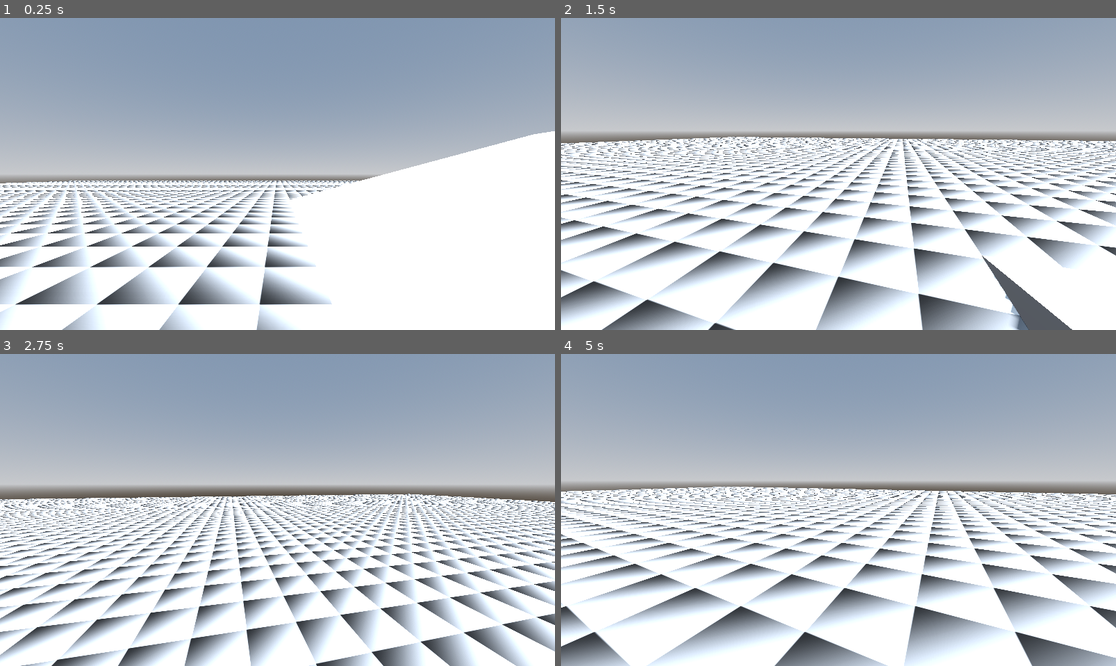
Above: before the commit, frames 1-4 (two rows, left to right).
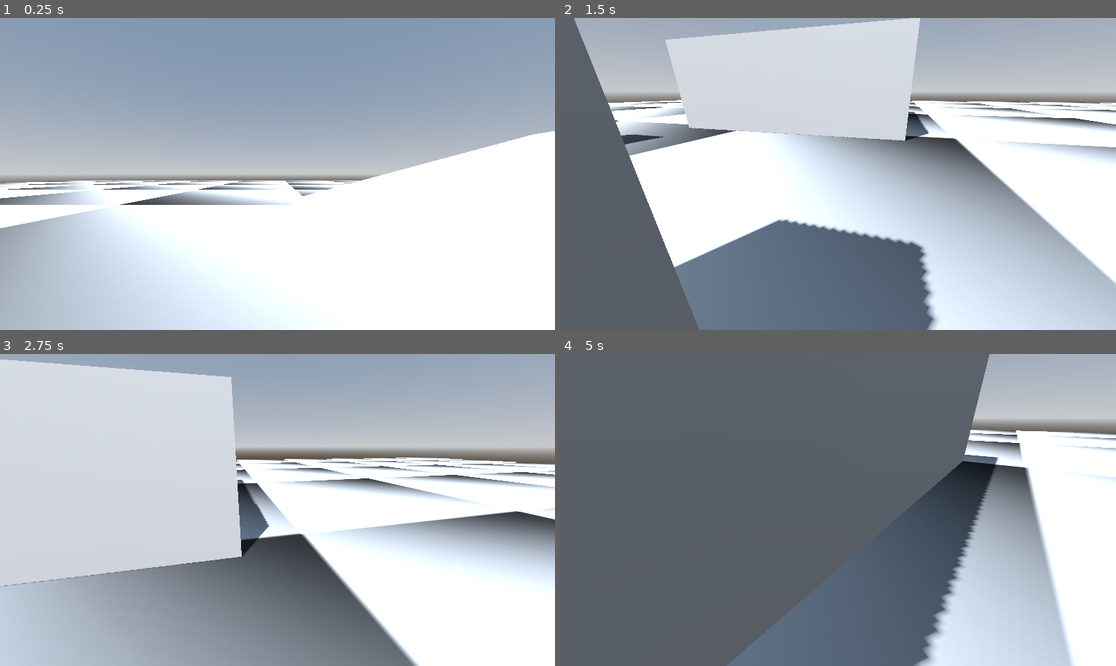
Above: after the commit, the same moments.

Repository: natanmaia95/GodotMovementFPS
Game: Godot game, scene res://scenes/maps/tests/test_scene_1.tscn
The game is run twice, just before and just after one commit, with the same random seed, the same clock (stepped at 60 frames per second) and the same inputs.
Inputs (mouse positions are in pixels of both pictures, inside the frame that each line leads up to):
- Up to frame 1 (0.25 s): no input
- Up to frame 2 (1.5 s): tap Enter at 0.5 s; move the mouse to (960, 158) at 0.52 s; hold D (strafe_right) 0.53-1.28 s; hold Ctrl (sprint) 0.53-1.28 s; click (960, 158) at 0.67 s; tap Space (jump) at 0.77, 0.8, 1.07, 1.35 s; move the mouse to (810, 174) at 1.27 s; hold W (move_forward) from 1.28 s (still down)
- Up to frame 3 (2.75 s): keep holding W (move_forward); tap Space (jump) at 1.52, 1.82, 2.3 s; tap Ctrl (sprint) at 1.55 s; move the mouse to (288, 503) at 2.02 s; hold Ctrl (sprint) from 2.03 s (still down)
- Up to frame 4 (5 s): keep holding W (move_forward); move the mouse to (832, 516) at 2.77 s; release Ctrl (sprint) at 2.78 s; tap Ctrl (sprint) at 2.85, 4.35 s; tap Space (jump) at 3.02, 3.32, 4.52, 4.82 s; move the mouse to (877, 513) at 3.52 s; hold Space (jump) 3.53-4.28 s; move the mouse to (794, 506) at 4.27 s

The runs differ from the first frame. In frame 1, 18% of the frame differs, in the area x 0-65%, y 52-100%; in frame 2, 73%; in frame 3, 69%; in frame 4, 91%, in the area x 0-100%, y 0-100%.

Commit message:
look tilt

Diff:
--- a/scenes/maps/tests/test_scene_1.tscn
+++ b/scenes/maps/tests/test_scene_1.tscn
@@ -22,6 +22,7 @@
 
 [sub_resource type="StandardMaterial3D" id="StandardMaterial3D_o7bh4"]
 albedo_texture = SubResource("GradientTexture2D_18n0f")
+uv1_scale = Vector3(0.1, 0.1, 0.1)
 uv1_triplanar = true
 
 [node name="TestScene1" type="Node3D"]
--- a/scenes/player/fps_controller.gd
+++ b/scenes/player/fps_controller.gd
@@ -3,7 +3,8 @@
 
 @export var look_sensitivity : float = 0.006
 @export var jump_velocity := 6.0
-@export var auto_bhop := true
+@export var auto_bhop_enabled := true
+@export var tilt_enabled := true
 
 @export var gravity := 16.0
 
@@ -17,13 +18,13 @@
 @export var air_accel := 800.0
 @export var air_move_speed := 500.0
 
-const HEADBOB_MOVE_AMOUNT = 0.06
+const HEADBOB_MOVE_AMOUNT = 0.1
 const HEADBOB_FREQUENCY = 2.4
 var headbob_timer := 0.0
 
 var input_direction := Vector2.ZERO
 var wish_direction := Vector3.ZERO # input direction but in worldspace
-
+var last_mouse_move := Vector2.ZERO
 
 
 func _ready():
@@ -50,9 +51,7 @@
 
 	if Input.get_mouse_mode() == Input.MOUSE_MODE_CAPTURED:
 		if event is InputEventMouseMotion:
-			rotate_y(-event.relative.x * look_sensitivity)
-			%HeadCamera.rotate_x(-event.relative.y * look_sensitivity)
-			%HeadCamera.rotation.x = clamp(%HeadCamera.rotation.x, -PI/2, PI/2)
+			last_mouse_move = Vector2(event.relative)
 
 
 
@@ -89,7 +88,7 @@
 		new_speed /= current_speed
 	velocity *= new_speed
 
-	if auto_bhop and Input.is_action_pressed("jump"):
+	if auto_bhop_enabled and Input.is_action_pressed("jump"):
 		velocity.y += jump_velocity
 	elif Input.is_action_just_pressed("jump"):
 		velocity.y += jump_velocity
@@ -120,19 +119,75 @@
 
 func _process(delta):
 
+
+	_process_look_tilt(delta)
 	if is_on_floor():
 		_process_headbob_effect(delta)
+
 
 
 func _process_headbob_effect(delta):
 	headbob_timer += delta * velocity.length()
 	if headbob_timer > PI*1000:
 		headbob_timer -= PI*1000
-	%HeadCamera.v_offset = HEADBOB_MOVE_AMOUNT * sin(headbob_timer * HEADBOB_FREQUENCY / PI*2)
-	%HeadCamera.h_offset = HEADBOB_MOVE_AMOUNT * sin(0.5 * headbob_timer * HEADBOB_FREQUENCY / PI*2 )
+
+	var target_v_offset := 0.0
+	var target_h_offset := 0.0
+	if velocity == Vector3.ZERO:
+		target_v_offset = 0
+		target_h_offset = 0
+	else:
+		target_v_offset = HEADBOB_MOVE_AMOUNT * sin(headbob_timer * PI*2 / HEADBOB_FREQUENCY)
+		target_h_offset = HEADBOB_MOVE_AMOUNT * 0.5 * sin(0.5 * headbob_timer * PI*2 / HEADBOB_FREQUENCY)
+
+	%HeadCamera.v_offset = move_toward(%HeadCamera.v_offset, target_v_offset, delta*10)
+	%HeadCamera.h_offset = move_toward(%HeadCamera.h_offset, target_h_offset, delta*10)
 
 
+func _process_look_tilt(delta):
+	# look
+	rotate_y(-last_mouse_move.x * look_sensitivity)
+	%HeadCamera.rotate_x(-last_mouse_move.y * look_sensitivity)
+	%HeadCamera.rotation.x = clamp(%HeadCamera.rotation.x, -PI*0.3, PI*0.3)
+
+	# tilt
+	if tilt_enabled:
+		var target_tilt_degrees := 0.0
+		var tilt_speed_degrees := 0.0
+		var should_lerp = false
+		if is_on_floor():
+			if last_mouse_move.x != 0:
+				tilt_speed_degrees = clamp(last_mouse_move.x, -50, 50) * 5
+				#print(tilt_speed_degrees)
+				target_tilt_degrees = -sign(last_mouse_move.x)
+				target_tilt_degrees *= 30 if is_sprinting() else 1
+
+				if sign(last_mouse_move.x) == sign(%Head.rotation_degrees.z):
+					tilt_speed_degrees *= 4
+
+			else:
+				should_lerp = true
+				tilt_speed_degrees = 50 if is_sprinting() else 50
+		else:
+			should_lerp = true
+			tilt_speed_degrees = 100
+
+		if should_lerp:
+			%Head.rotation_degrees.z = lerp(%Head.rotation_degrees.z, target_tilt_degrees, abs(tilt_speed_degrees*delta)/10)
+		else:
+			%Head.rotation_degrees.z = move_toward(%Head.rotation_degrees.z, target_tilt_degrees, abs(tilt_speed_degrees*delta))
+
+	if is_sprinting():
+		last_mouse_move = lerp(last_mouse_move, Vector2.ZERO, delta*10)
+	else:
+		last_mouse_move = Vector2.ZERO
+	if abs(last_mouse_move.x) < 0.5 and abs(last_mouse_move.y) < 0.5:
+		last_mouse_move = Vector2.ZERO
+	print(last_mouse_move)
 
 
 func get_move_speed() -> float:
-	return sprint_speed if Input.is_action_pressed("sprint") else walk_speed
+	return sprint_speed if is_sprinting() else walk_speed
+
+func is_sprinting() -> bool:
+	return  Input.is_action_pressed("sprint")
--- a/scenes/player/fps_controller.tscn
+++ b/scenes/player/fps_controller.tscn
@@ -30,4 +30,5 @@
 
 [node name="HeadCamera" type="Camera3D" parent="Head"]
 unique_name_in_owner = true
+rotation_edit_mode = 1
 cull_mask = 1048573
